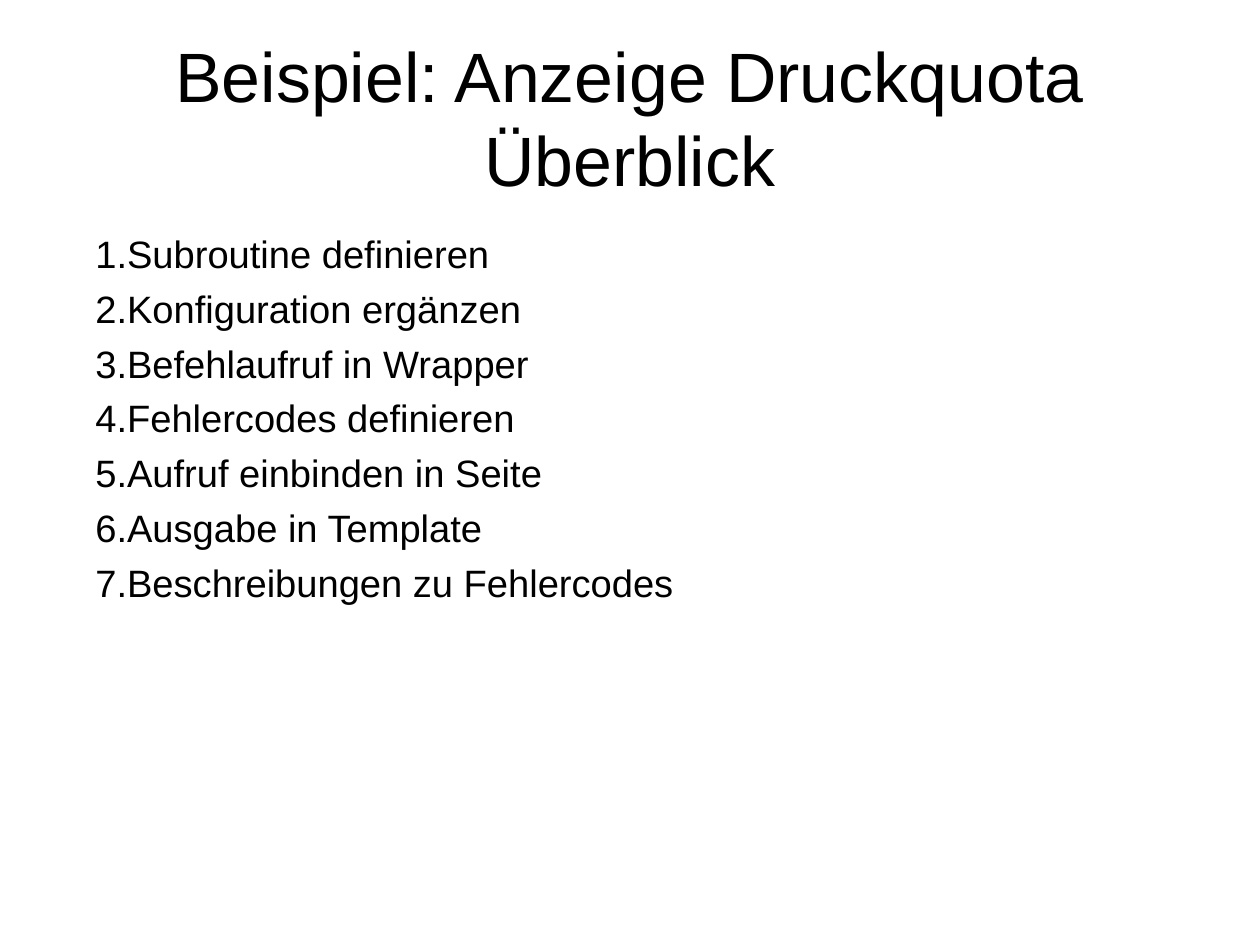
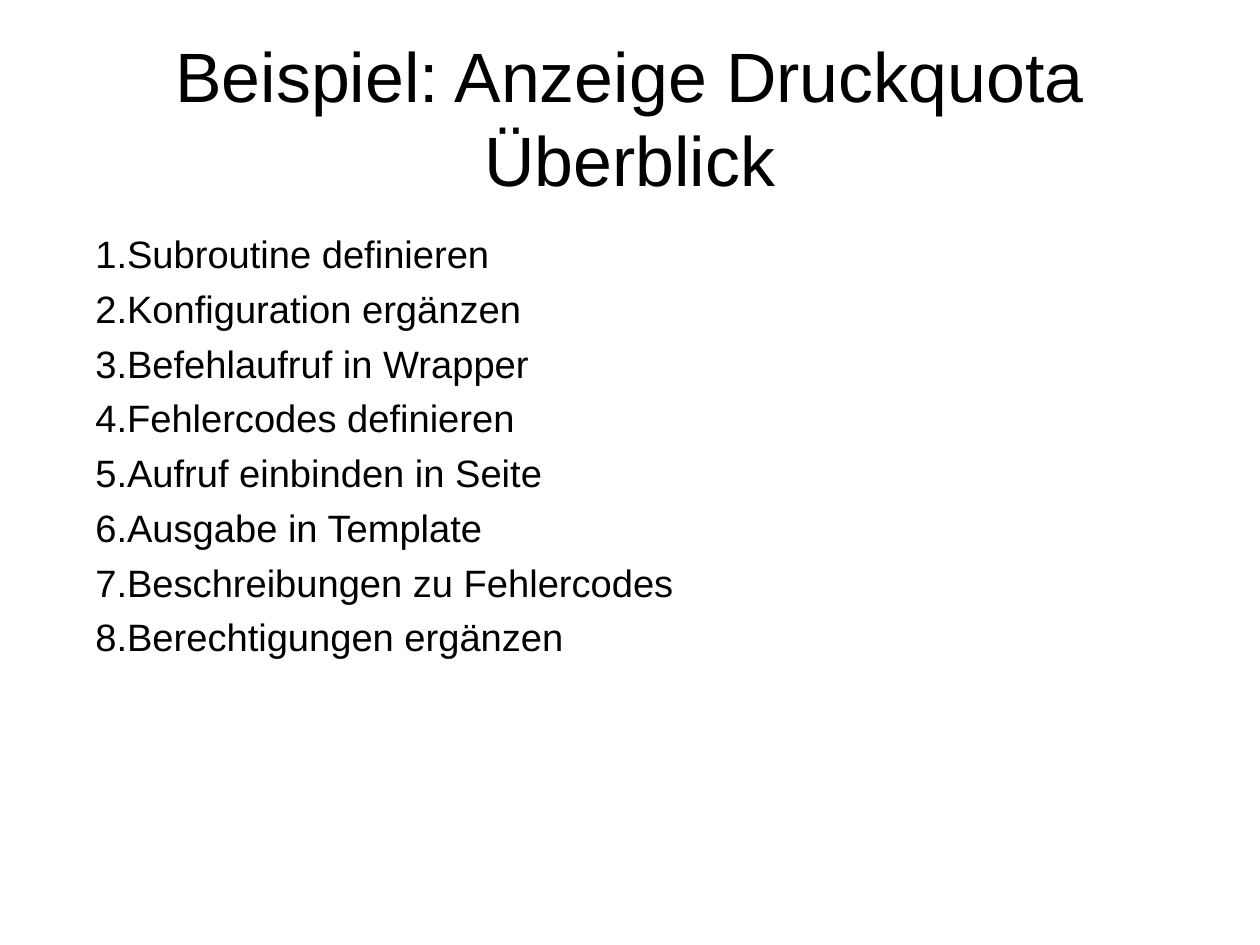
Before and after one commit to linuxmuster/linuxmuster-schulkonsole, a slide deck: slide 14 of doc/praesentation-2012.odp. Drawn at 1260x945 pixels with LibreOffice and Linux fonts; fonts in the diff are those of the drawing. Boxes give left, top, right and bottom in pixels: in the first picture for what was removed or moved away, otherwise in the second. Text is boxed around its words. In the diff, an @@ line names an element or a change of style, - is before the commit and + after.

```diff
--- a/doc/praesentation-2012.odp
+++ b/doc/praesentation-2012.odp
@@ text at (95, 623, 563, 659): paragraph added @@
+8. Berechtigungen ergänzen
```
Also in this commit, not shown: 5 other slides changed, 1 slide added.
